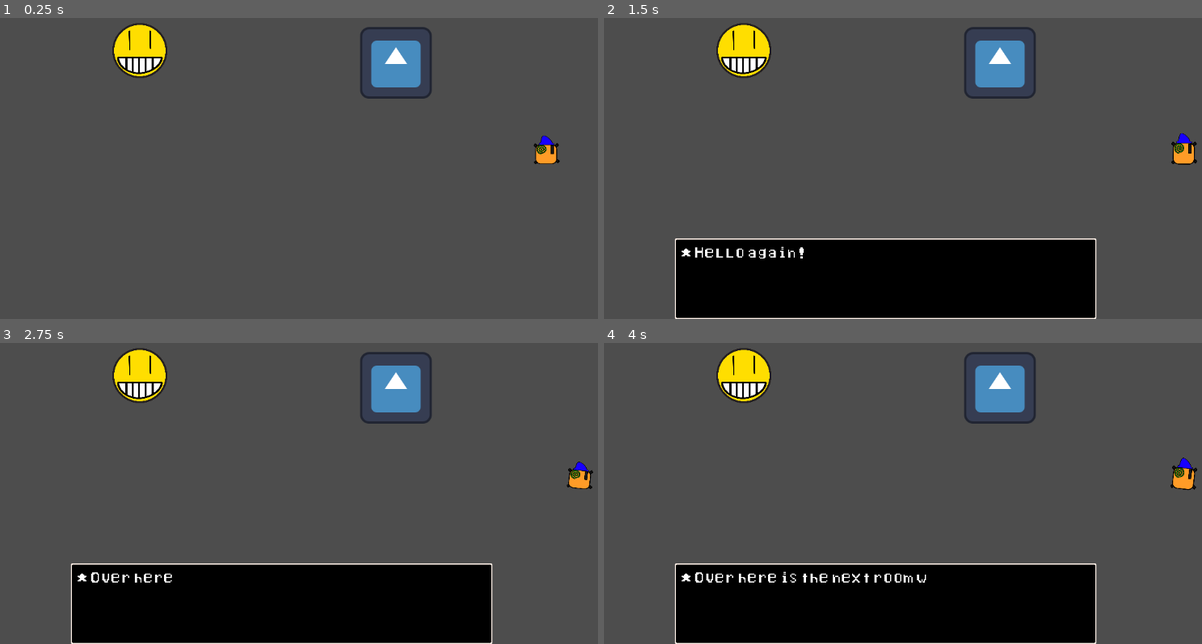
Above: before the commit, frames 1-4 (two rows, left to right).
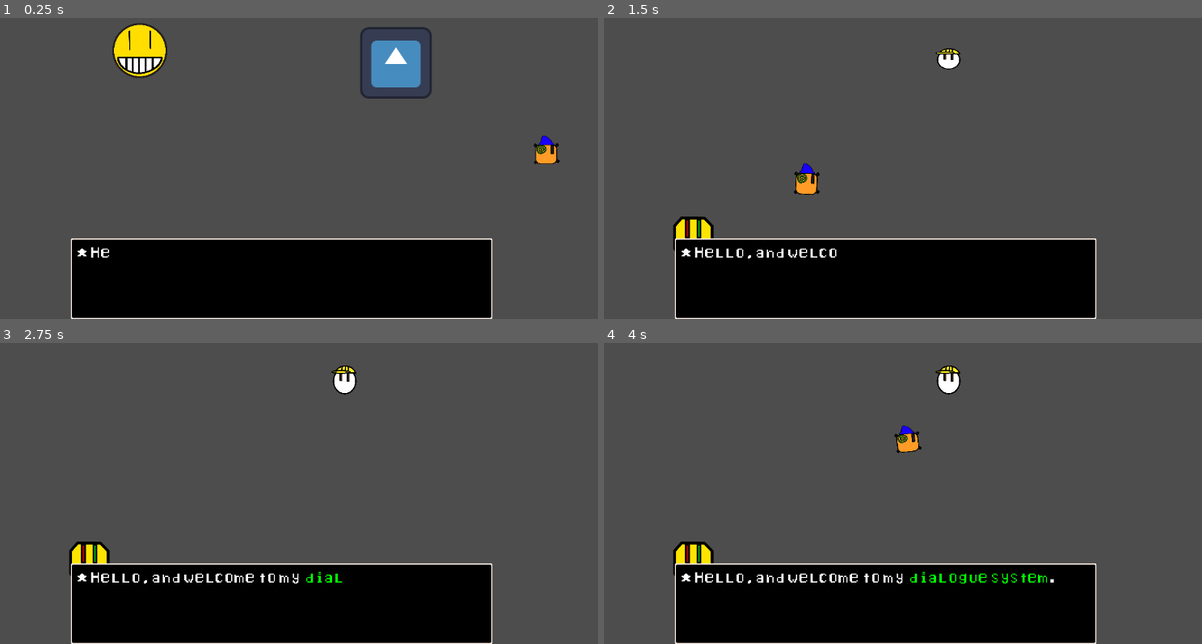
Above: after the commit, the same moments.

Repository: DeadPlant09/Godot-Dialogue-system
Game: Godot game, scene res://Scene's/Area's/Room 1.tscn
Same seed, same stepped clock (60 frames per second), same inputs: the game is played once before the commit and once after it. The engine's default icon, where the game draws it, is replaced by a stand-in: a white triangle on a blue panel in a dark square.
Inputs:
- Up to frame 1 (0.25 s): no input
- Up to frame 2 (1.5 s): hold Right (Right) 0.53-1.28 s; hold E (Continue) 0.53-1.28 s; hold Down (Down) from 1.28 s (still down); tap E (Continue) at 1.35 s
- Up to frame 3 (2.75 s): release Down (Down) at 2.03 s; hold Right (Right) from 2.03 s (still down); hold E (Continue) from 2.03 s (still down)
- Up to frame 4 (4 s): release Right (Right) at 2.78 s; release E (Continue) at 2.78 s; hold Up (Up) 2.78-3.53 s; tap E (Continue) at 2.85 s; hold Left (Left) from 3.53 s (still down); hold E (Continue) from 3.53 s (still down)

The runs differ from the first frame. In frame 1, 19% of the frame differs, in the area x 11-83%, y 73-100%; in frame 2, 4.5%; in frame 3, 4.6%; in frame 4, 5.3%.

Commit message:
version 1.1 ready
updated guide and added await to auto skip

Diff:
--- a/Resourses/NPC.json
+++ b/Resourses/NPC.json
@@ -7,5 +7,15 @@
 	],
 	"2":[
 		{"Name": "Prisoner", "Text": "* Well fine! I dont need your help anyway \n*	Loser"},
+	],
+	"3":[
+	{"Name": "Dezzy", "Face": 1, "Text": "* Why are you streching?","pause at ending": false},
+	{"Name": "Worker", "Text": "* Im just woking out"},
+	{"Name": "Worker", "Text": "* Soon ill be strong enough to threten\n	 my boss for a paycheak"},
+	{"Name": "Dezzy", "Face": 1, "Text": "* ...ok"}
+	],
+	"4":[
+	{"Name": "Dezzy", "Text": "* Wait don't you mean higher paycheck?"},
+	{"Name": "Worker", "Text": "* No a paycheak!"}
 	]
 }
--- a/Resourses/Objects.json
+++ b/Resourses/Objects.json
@@ -10,15 +10,13 @@
 	"3":[
 		{"Name": "Emoji", "Text":"* FINALIY somone gets it!"},
 		{"Name": "Emoji", "Text":"* Ready to join the flat earth community?"},
-		{"Name": "Emoji", "Text":"* with enough arguing agaist guys in the internet \n	 I can asure you we'll debunk the lies of those globe heads"},
 		{"Name": "Dezzy", "Face": 1, "Text":"* (sigh)"}
 	],
 	"4":[
 		{"Name": "Dezzy", "Text": "* No its not you tinfoil hat, no life,\n	  basement dweller"}
 	],
 	"5":[
-		{"Name": "Emoji", "Text":"* Oh dont worry it will be once I run you over", "skipable": false},
-		{"Name": "Dezzy", "Text":"* You know holding a gun that can launch you to space? \n try anything and you see whos right"}
+		{"Name": "Emoji", "Text":"* Oh dont worry it will be once I run you over", "skipable": false}
 	],
 	"6":[
 		{"Name":"Godot icon", "Text":"* did you know the earth is round?"},
--- a/Resourses/Worker.json
+++ /dev/null
@@ -1,12 +0,0 @@
-{
-	"1":[
-	{"Name": "Dezzy", "Face": 1, "Text": "* Why are you streching?","pause at ending": false},
-	{"Name": "Worker", "Text": "* Im just woking out"},
-	{"Name": "Worker", "Text": "* Soon ill be strong enough to threten\n	 my boss for a paycheak"},
-	{"Name": "Dezzy", "Face": 1, "Text": "* ...ok"}
-	],
-	"2":[
-	{"Name": "Dezzy", "Text": "* Wait don't you mean higher paycheck?"},
-	{"Name": "Worker", "Text": "* No a paycheak!"}
-	]
-}
--- a/Scene's/Area's/Room 1.tscn
+++ b/Scene's/Area's/Room 1.tscn
@@ -22,6 +22,8 @@
 [node name="Room 1" type="Node2D"]
 
 [node name="Startup Cutscene" parent="." instance=ExtResource("8_drkqx")]
+Run_at_start = true
+Debug = true
 
 [node name="Dezzy" parent="." instance=ExtResource("2_uh20n")]
 position = Vector2(1050, 348)
@@ -32,7 +34,7 @@
 texture = ExtResource("3_itob3")
 
 [node name="dialougue_area" parent="Emoji" instance=ExtResource("4_fb8ut")]
-Custom_Json_file_0 = "res://Resourses/Objects.json"
+Custom_Json = "res://Resourses/Objects.json"
 save_conversation = 1
 
 [node name="CollisionShape2D" type="CollisionShape2D" parent="Emoji/dialougue_area"]
@@ -61,7 +63,7 @@
 texture = ExtResource("7_iq3mt")
 
 [node name="dialougue_area" parent="Godot Icon" instance=ExtResource("4_fb8ut")]
-Custom_Json_file_0 = "res://Resourses/Objects.json"
+Custom_Json = "res://Resourses/Objects.json"
 starting_conversation = 6
 ending_conversation = 7
 connect_signal = "update_godot_dialogue"
--- a/Scene's/Area's/Room 2.tscn
+++ b/Scene's/Area's/Room 2.tscn
@@ -188,7 +188,7 @@
 texture = ExtResource("7_l53xt")
 
 [node name="dialougue_area" parent="Prisoner" instance=ExtResource("5_fv6mw")]
-Custom_Json_file_0 = "res://Resourses/NPC.json"
+Custom_Json = "res://Resourses/NPC.json"
 ending_conversation = 2
 
 [node name="CollisionShape" type="CollisionShape2D" parent="Prisoner/dialougue_area"]
@@ -228,8 +228,9 @@
 }
 
 [node name="dialougue_area" parent="Worker" instance=ExtResource("5_fv6mw")]
-Custom_Json_file_0 = "res://Resourses/Worker.json"
-ending_conversation = 2
+Custom_Json = "res://Resourses/NPC.json"
+starting_conversation = 3
+ending_conversation = 4
 
 [node name="CollisionShape2D" type="CollisionShape2D" parent="Worker/dialougue_area"]
 position = Vector2(0.5, -12)
--- a/Scene's/UI/diauloge systerm.tscn
+++ b/Scene's/UI/diauloge systerm.tscn
@@ -481,8 +481,6 @@
 scroll_active = false
 autowrap_mode = 2
 tab_size = 5
-visible_characters = 0
-visible_ratio = 0.0
 
 [node name="Voice" type="AudioStreamPlayer2D" parent="Dialogue UI"]
 stream = ExtResource("3_8r266")
@@ -667,6 +665,7 @@
 }
 
 [node name="Dialogue UI 2" type="Control" parent="."]
+visible = false
 layout_mode = 3
 anchors_preset = 0
 offset_top = -456.0
--- a/project.godot
+++ b/project.godot
@@ -22,7 +22,7 @@
 
 [autoload]
 
-Diauloge_Systerm="*res://Scene's/UI/diauloge systerm.tscn"
+Dialogue_System="*res://Scene's/UI/diauloge systerm.tscn"
 
 [display]
 
--- a/save_conv_temp.cfg
+++ /dev/null
@@ -1,4 +0,0 @@
-[conversations]
-
-Emoji=[3, 3]
-"Godot Icon"=[9, 9]
--- a/scripts/Components/Button Scelect.gd
+++ b/scripts/Components/Button Scelect.gd
@@ -8,7 +8,7 @@
 
 func _process(_delta: float) -> void:
 	if not visible: return
-	if dialoue_choices == true and Diauloge_Systerm.choices_exsist == true and Diauloge_Systerm.Is_Dialogue_Runing == false:
+	if dialoue_choices == true and Dialogue_System.choices_exsist == true and Dialogue_System.Is_Dialogue_Runing == false:
 		if get_child(0).text != '' and not get_child(0).has_focus() and Input.is_action_just_pressed("Left"):
 			get_child(0).grab_focus()
 		if get_child(1).text != '' and not get_child(1).has_focus() and Input.is_action_just_pressed("Right"):
--- a/scripts/Components/Cutscene trigger.gd
+++ b/scripts/Components/Cutscene trigger.gd
@@ -1,32 +1,40 @@
 extends Area2D
+class_name Cutscene_trigger
 
 # variables
 @export var Run_at_start:bool
 @export var json_path:String = "res://Resourses/MAIN.json"
 @export var Index:int = 1
 @export var Conversation:int = 1
+@export var Debug = false
 var Cutscene_ran = false
 var config = ConfigFile.new()
+var save_name = name + " ran_" + str(Index)
 
 # functions
 func Save_cutscene():
-	config.set_value("cutscene","cutscene_ran_" + str(Index), Cutscene_ran)
-	config.save(Diauloge_Systerm.temp_save_Path)
+	if FileAccess.file_exists(Dialogue_System.temp_save_Path): config.load(Dialogue_System.temp_save_Path)
+	config.set_value("cutscene", save_name, Cutscene_ran)
+	config.save(Dialogue_System.temp_save_Path)
+	if Debug: print( name + " saved")
 
 func Load_load():
-	var error = config.load(Diauloge_Systerm.temp_save_Path) # using the save path to load the save file
+	var error = config.load(Dialogue_System.temp_save_Path) # using the save path to load the save file
 	if error != OK: return
-	Cutscene_ran = config.get_value("cutscene","cutscene_ran_" + str(Index), false) # find the value of high score from the save file, if it can't find the high score value set it to the game default: 0
+	Cutscene_ran = config.get_value("cutscene", save_name, false) # find the value of high score from the save file, if it can't find the high score value set it to the game default: 0
+	if Debug: print(name + " loaded")
 
 func _ready() -> void:
 	Load_load()
-	if Run_at_start:
-		Diauloge_Systerm.Run_dialouge(json_path, Conversation)
+	if Run_at_start and not Cutscene_ran: run_dialouge()
+
+func run_dialouge():
+	Dialogue_System.Run_dialouge(json_path, Conversation)
+	await Dialogue_System.dialogue_finished
+	if Debug: print(name + " ran")
+	Cutscene_ran = true # run once in the same scene, you can change on variable in a save file without editing the rest which is what you can do in this instance with your save system in your own projects
+	Save_cutscene()
 
 func _process(delta: float) -> void:
 	for body in get_overlapping_bodies():
-		if body.has_method("player") and not Cutscene_ran:
-			Diauloge_Systerm.Run_dialouge(json_path, Conversation)
-			await Diauloge_Systerm.dialogue_finished
-			Cutscene_ran = true # run once in the same scene, you can change on variable in a save file without editing the rest which is what you can do in this instance with your save system in your own projects
-			Save_cutscene()
+		if body.has_method("player") and not Cutscene_ran: run_dialouge()
--- a/scripts/Components/dialougue_area.gd
+++ b/scripts/Components/dialougue_area.gd
@@ -1,11 +1,10 @@
 extends Area2D
 class_name DialogueArea
 
-@export_file("*.json") var Custom_Json_file_0
+@export_file("*.json") var Custom_Json
 @export var starting_conversation = 1
 @export var ending_conversation = 0 # has to be an int
 @export var connect_signal:String
-@export var permennt_path = "res://save_conv_per.cfg"
 enum SAVES {empty, Temporary, Permanent}
 @export var save_conversation:SAVES = SAVES.empty
 @export var Debug = false
@@ -15,7 +14,7 @@
 
 func _ready() -> void:
 	collision_layer = 0
-	if Diauloge_Systerm.has_signal(connect_signal): Diauloge_Systerm.connect(connect_signal, Signal_actions)
+	if Dialogue_System.has_signal(connect_signal): Dialogue_System.connect(connect_signal, Signal_actions)
 	chose_load()
 	if starting_conversation >= 1 and ending_conversation <= 0: ending_conversation = starting_conversation
 
@@ -26,7 +25,8 @@
 		collision_layer = 3
 		reset_dialogue()
 		set_current_dialogue()
-		if Debug: print(ending_conversation)
+		if Debug: print("before " + str(starting_conversation))
+		if Debug: print("before " + str(ending_conversation))
 
 
 func _on_body_exited(body: Node2D) -> void: # if the player just exited this body
@@ -35,25 +35,30 @@
 		collision_layer = 0
 		update_current_dialogue()
 		chose_save()
+		if Debug: print("after " + str(starting_conversation))
+		if Debug: print("after " + str(ending_conversation))
 
 
 
 func _input(event: InputEvent) -> void:
 	if event.is_action_pressed("Continue") and detect_player:
-		if Diauloge_Systerm.Deactivated == false:
-			Diauloge_Systerm.Detect_Player = detect_player
-			Diauloge_Systerm.Json_file = Custom_Json_file_0
-			Diauloge_Systerm.start_dialogue()
+		if Dialogue_System.Deactivated == false:
+			if Debug: print("talk to " + get_parent().name)
+			Dialogue_System.Detect_Player = detect_player
+			Dialogue_System.Json_file = Custom_Json
+			Dialogue_System.start_dialogue()
 
 
 
 func chose_save():
-	if save_conversation == SAVES.Temporary: Save_converstion(Diauloge_Systerm.temp_save_Path)
-	if save_conversation == SAVES.Permanent: Save_converstion(permennt_path)
+	if save_conversation == SAVES.Temporary: Save_converstion(Dialogue_System.temp_save_Path)
+	if save_conversation == SAVES.Permanent: Save_converstion(Dialogue_System.permennt_path)
+
 
 func chose_load():
-	if save_conversation == SAVES.Temporary: Load_converstion(Diauloge_Systerm.temp_save_Path)
-	if save_conversation == SAVES.Permanent: Load_converstion(permennt_path)
+	if save_conversation == SAVES.Temporary: Load_converstion(Dialogue_System.temp_save_Path)
+	if save_conversation == SAVES.Permanent: Load_converstion(Dialogue_System.permennt_path)
+
 
 func Save_converstion(path:String):
 	if FileAccess.file_exists(path): config.load(path)
@@ -67,24 +72,24 @@
 
 
 func update_current_dialogue():
-	starting_conversation = Diauloge_Systerm.Conversation_id # set the current Conversation_id to the Diauloge_Systerm current Conversation_id
-	ending_conversation = Diauloge_Systerm.Ending_Conversation
+	starting_conversation = Dialogue_System.Conversation_id # set the current Conversation_id to the Dialogue_System current Conversation_id
+	ending_conversation = Dialogue_System.Ending_Conversation
 	if Debug:print(get_parent().name + " saving_dialouge")
 
 func set_current_dialogue():
 	if not ending_conversation < 0: # the conversation can't end with 0
-		Diauloge_Systerm.Ending_Conversation = ending_conversation
+		Dialogue_System.Ending_Conversation = ending_conversation
 	if not starting_conversation < 1 and not starting_conversation > ending_conversation:
-		# And set the Diauloge_Systerm.Conversation_id to our Conversation_id
-		Diauloge_Systerm.Conversation_id = starting_conversation
+		# And set the Dialogue_System.Conversation_id to our Conversation_id
+		Dialogue_System.Conversation_id = starting_conversation
 
 
 
 func reset_dialogue():
-	# Reset the value of Diauloge_Systerm current Conversation_id
-	Diauloge_Systerm.Conversation_id = Diauloge_Systerm.Default_Conversation_ID
-	# Reset the value of Diauloge_Systerm current Ending_Conversation
-	Diauloge_Systerm.Ending_Conversation = Diauloge_Systerm.Default_Ending_Conversation
+	# Reset the value of Dialogue_System current Conversation_id
+	Dialogue_System.Conversation_id = Dialogue_System.Default_Conversation_ID
+	# Reset the value of Dialogue_System current Ending_Conversation
+	Dialogue_System.Ending_Conversation = Dialogue_System.Default_Ending_Conversation
 
 
 func run_signal_actions(action: String): # to run a signal action without runing a signal
@@ -99,4 +104,4 @@
 			starting_conversation = 8
 			ending_conversation = 9
 			chose_save()
-	if Diauloge_Systerm.signal_wait_finshed: Diauloge_Systerm.wait_signal_finshed = false
+	if Dialogue_System.signal_wait_finshed: Dialogue_System.wait_signal_finshed = false
--- a/scripts/Components/npc_body.gd
+++ b/scripts/Components/npc_body.gd
@@ -11,11 +11,11 @@
 var talk_index = 0
 
 func _ready() -> void:
-	if Diauloge_Systerm.has_signal(connect_signal): Diauloge_Systerm.connect(connect_signal, Signal_actions)
+	if Dialogue_System.has_signal(connect_signal): Dialogue_System.connect(connect_signal, Signal_actions)
 
 
 func _process(_delta: float) -> void:
-	if dialogue_area.detect_player and Diauloge_Systerm.Sprites.get_child(2).text == name:  # if the player is in the area and the npc is speaking
+	if dialogue_area.detect_player and Dialogue_System.Sprites.get_child(2).text == name:  # if the player is in the area and the npc is speaking
 		is_talking = true
 	else: # if the player isnt in the area or the npc isnt speaking
 		is_talking = false
@@ -29,7 +29,7 @@
 		Sprite_animation.play(Sprite_animation.name + str(talk_index))
 	else: # if the npc is talking
 		Sprite_animation.play("Talk" + str(talk_index))
-		if Diauloge_Systerm.is_dialogue_runing: # if the npc is currently talking
+		if Dialogue_System.is_dialogue_runing: # if the npc is currently talking
 			Sprite_animation.play("Talk" + str(talk_index))
 		else: # if the npc is finsished talking
 			Sprite_animation.pause()
--- a/scripts/Objects/Dezzy.gd
+++ b/scripts/Objects/Dezzy.gd
@@ -9,7 +9,7 @@
 @onready var image = $Image
 # Movement
 func _physics_process(_delta):
-	if Diauloge_Systerm.Deactivated == true and not Diauloge_Systerm.can_move:
+	if Dialogue_System.Deactivated == true and not Dialogue_System.can_move:
 		SPEED = 0
 	else:
 		SPEED = 10
--- a/scripts/UI/dialogue_systerm.gd
+++ b/scripts/UI/dialogue_systerm.gd
@@ -29,6 +29,7 @@
 @export var Profile_path = "res://Sprites/Character's/"
 @export var Voice_path = "res://Audio/"
 @export var Debug_output:bool
+const permennt_path = "res://save_conv_per.cfg"
 const temp_save_Path = "res://save_conv_temp.cfg" # the data is saved across scenes untill the game is closed
 var Detect_Player:bool = false
 var Dialogue = []
@@ -67,6 +68,7 @@
 var hide_profile = false
 var hide_name = false
 var hidden_names = ["", "Deadplant", "Narrarator"]
+var use_2nd_responce = false
 var wait_signal_finshed = false:
 	set(new_value):
 		wait_signal_finshed = new_value # nessasary
@@ -98,6 +100,7 @@
 	show()
 	Deactivated = true # so next time it enters the function it wit imeditly exit
 	Dialogue = load_Json(Json_file)
+	if Debug_output: print("start " + str(Json_file))
 
 	if Ending_Conversation < 1 or Ending_Conversation > len(Dialogue):
 		Ending_Conversation = len(Dialogue)
@@ -206,16 +209,15 @@
 
 
 func Set_text():
-	var previous_charas = Sprites.get_child(2).get_total_character_count()
 	Character_Text.visible_ratio = 0 # when you change your character profile reste the visable text to 0
+	Sprites.get_child(2).text = current_dialogue.get('Name', "")
 
 	if emit_custom[0] == false and wait_signal_finshed:
 		hide()
 		await signal_wait_finshed
 		show()
 
-	Sprites.get_child(2).text = current_dialogue.get('Name', "")
-	if Sprites.get_child(2).get_total_character_count() !=  previous_charas: await Sprites.get_child(2).minimum_size_changed # if theres more or less characters then wait for the resize
+	await get_tree().process_frame # wait for the game for the game to register resize
 	Sprites.get_child(1).size.x = Sprites.get_child(2).size.x + 24 # updating the size of the name box
 
 
@@ -245,10 +247,10 @@
 func scrolling_text(text_node:RichTextLabel, Speed = 0.05):
 	var voice_played = 0
 	var parsed_text_length = text_node.get_parsed_text().length()
-
+	var should_you_play_voice  = play_voice
 	for e in text_node.get_text(): # scroling text, for every letter in character text
 		text_node.visible_characters += 1 # make one character visable (visable text includes spaces)
-
+		play_voice = should_you_play_voice
 		Profile_animation.stop()
 
 		if pause_at_index != null and text_node != character_text_2: # If pause_at_index is an array and the scrolling dialogue is not for dialogue_ui_2
@@ -296,7 +298,11 @@
 
 		choices_exsist = true
 		Choice_Responces = current_dialogue['Responses']
-		Choice_Aftermath = current_dialogue['Aftermath']
+		Choice_Aftermath = current_dialogue.get('Aftermath')
+		# you can have a diffrent responce depening on certin situations
+		if not current_dialogue.get('Aftermath'): Choice_Aftermath = [Ending_Conversation, Ending_Conversation, Ending_Conversation, Ending_Conversation] # set them to the origanl ending conversation
+		if current_dialogue.get('Responses 2') and use_2nd_responce: Choice_Responces = current_dialogue['Responses 2']
+		if current_dialogue.get('Aftermath 2') and use_2nd_responce: Choice_Aftermath = current_dialogue['Aftermath 2']
 		show_choices()
 
 	if emit_custom[0] == true: # play_at_end = true
@@ -308,7 +314,9 @@
 	if not choices_exsist and wait_for_responses: #if there are no choices yet you wait for responses there the're are Reactions
 		if Debug_output: print("wait for reactions")
 		show_reactions()
-	if auto_skip: Next_Dialogue()
+	if auto_skip:
+		await get_tree().create_timer(current_dialogue.get("wait auto", 0))
+		Next_Dialogue()
 
 
 func show_choices():
@@ -348,29 +356,6 @@
 				dialogue_finished.emit()
 				return # to exit out the function
 
-
-func show_reactions():
-	var react = 0
-	var move_index_up_by = 0
-	if current_dialogue.get('Reactions'):
-		for R in Reactions:
-			if move_index_up_by >= current_dialogue['Reactions'].size(): break
-
-			Reactions[react].get_child(1).text = ""
-			if FileAccess.file_exists(Profile_path + str(current_dialogue['Reactions'][0 + move_index_up_by]) + " Profile.png"):
-				Reactions[react].get_child(0).texture = load(Profile_path + str(current_dialogue['Reactions'][0 + move_index_up_by]) + " Profile.png")
-				Reactions[react].get_child(0).frame = int(current_dialogue['Reactions'][1 + move_index_up_by])
-
-			Reactions[react].get_child(1).text =  current_dialogue.get('Reactions', ["",0,""])[2 + move_index_up_by]
-			react += 1
-			move_index_up_by += 3
-
-	if not Reactions[0].get_child(1).text == "[Inset litraly any respone]":
-		Show_responce.play("slide in")
-		await Show_responce.animation_finished
-		wait_for_responses = false # to make sure that it only runs after "slide in", in no other animation
-
-
 func change_to_choice_dialouge(choice): # cannot get path to 'Responses' in  this function spisificly
 	Conversation_id = int(Choice_Responces[choice])
 	if Debug_output: print("choice " + str(choice) + ", conversation id: " + str(Conversation_id))
@@ -381,6 +366,28 @@
 	start_dialogue()
 
 
+func show_reactions():
+	var react = 0
+	var move_index_up_by = 0
+	if current_dialogue.get('Reactions'):
+		for R in Reactions:
+			if move_index_up_by >= current_dialogue['Reactions'].size(): break
+
+			Reactions[react].get_child(1).text = ""
+			if FileAccess.file_exists(Profile_path + str(current_dialogue['Reactions'][0 + move_index_up_by]) + " Profile.png"):
+				Reactions[react].get_child(0).texture = load(Profile_path + str(current_dialogue['Reactions'][0 + move_index_up_by]) + " Profile.png")
+				Reactions[react].get_child(0).frame = int(current_dialogue['Reactions'][1 + move_index_up_by])
+
+			Reactions[react].get_child(1).text =  current_dialogue.get('Reactions', ["",0,""])[2 + move_index_up_by]
+			react += 1
+			move_index_up_by += 3
+
+	if not Reactions[0].get_child(1).text == "[Inset litraly any respone]":
+		Show_responce.play("slide in")
+		await Show_responce.animation_finished
+		wait_for_responses = false # to make sure that it only runs after "slide in", in no other animation
+
+
 func _on_overlap_detection_body_entered(body: Node2D) -> void:
 	if visible == false:
 		Dialogue_ui.position.y = -464
Not shown, changed: Guide.txt
